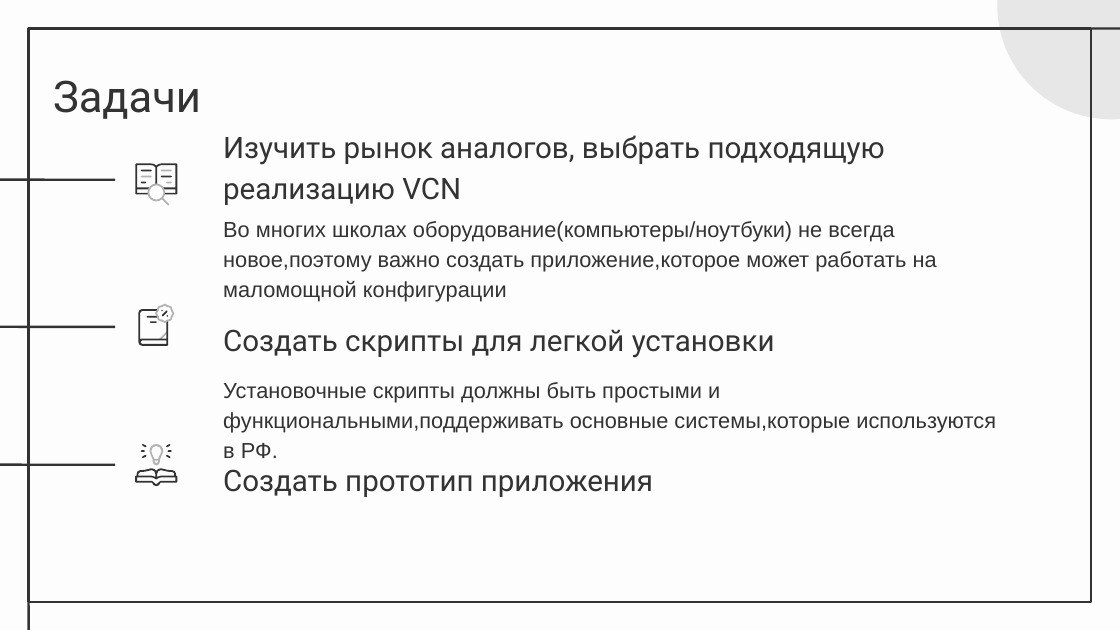
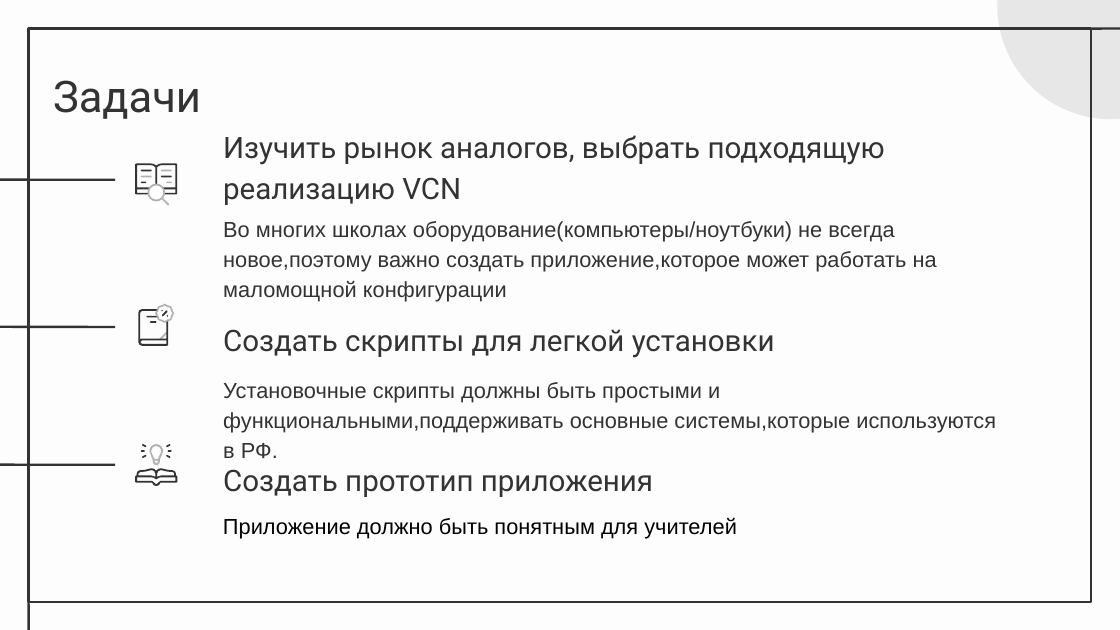
Before and after one commit to nearbyx000/Teacher-helper-utils, a slide deck: slide 4 of Преза.pptx (slide 6 before the commit). Drawn at 1120x630 pixels with LibreOffice and Linux fonts; fonts in the diff are those of the drawing. Boxes give left, top, right and bottom in pixels: in the first picture for what was removed or moved away, otherwise in the second. Text is boxed around its words. In the diff, an @@ line names an element or a change of style, - is before the commit and + after.

```diff
--- a/Преза.pptx
+++ b/Преза.pptx
@@ text added at box(223, 517, 737, 539), 14 pt, text #000000 @@
+Приложение должно быть понятным для учителей
```
Also in this commit, not shown: 4 other slides changed, 2 slides added, 2 slides removed.
